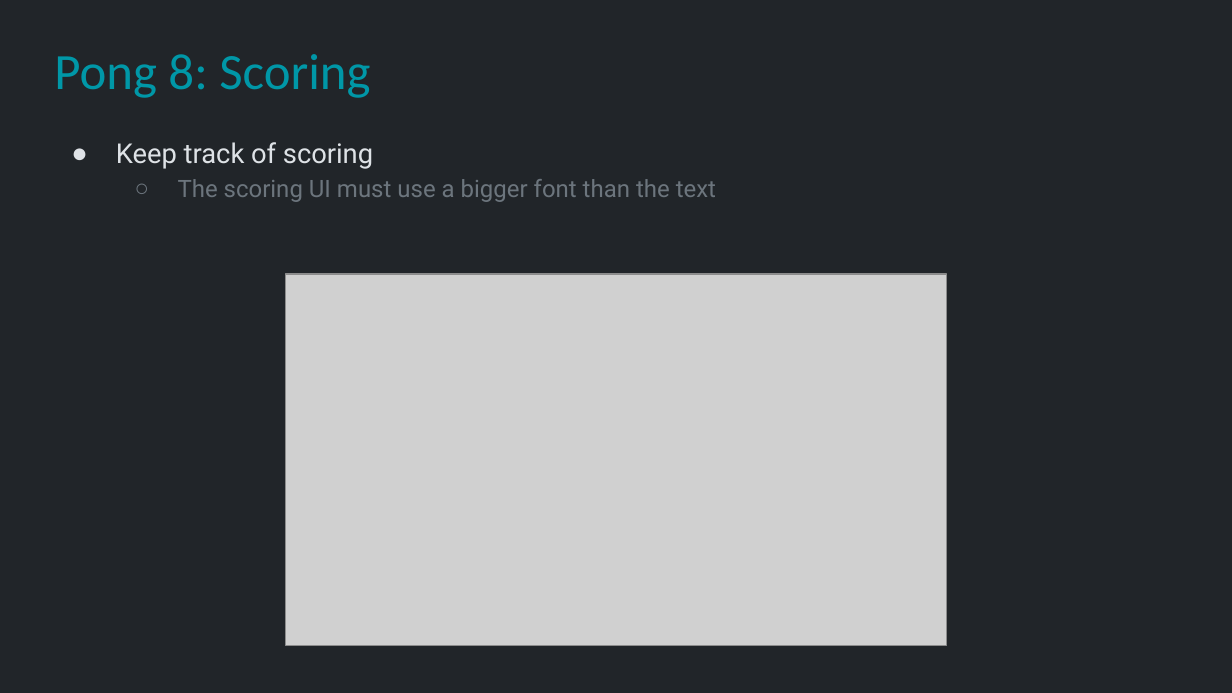
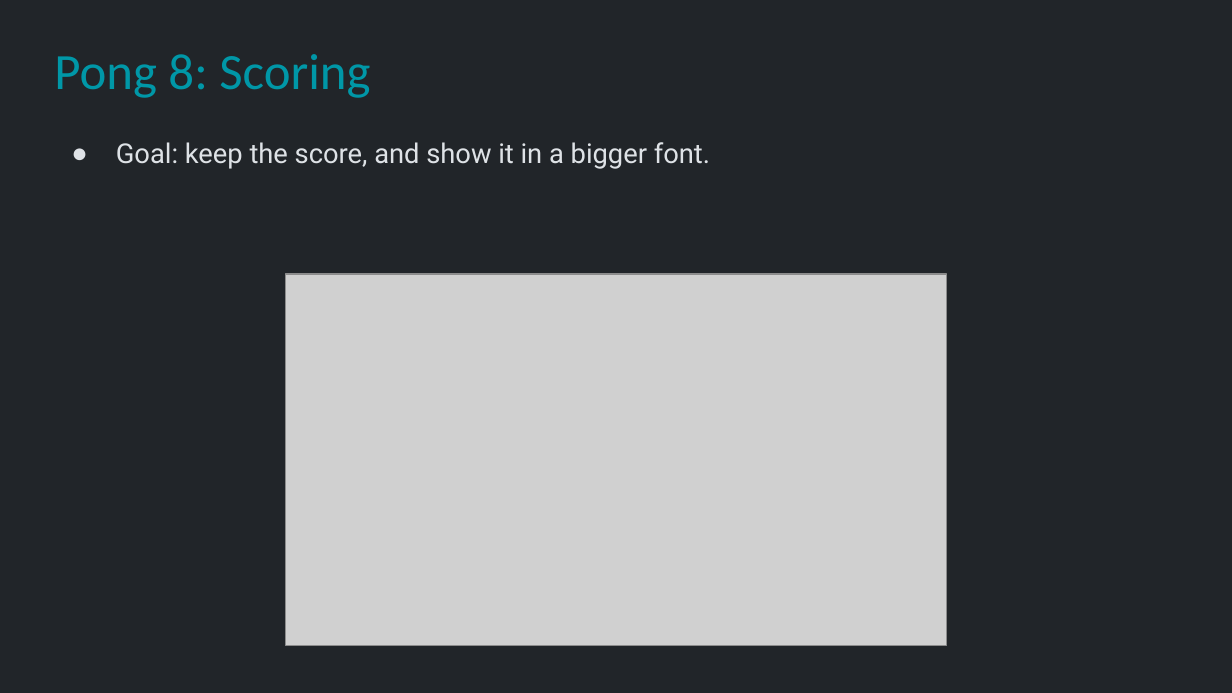
Before and after one commit to Metamate/gar, a slide deck: slide 41 of slides/01 Pong.pptx. Drawn at 1232x693 pixels with LibreOffice and Linux fonts; fonts in the diff are those of the drawing; grey boxes stand for pictures. Boxes give left, top, right and bottom in pixels: in the first picture for what was removed or moved away, otherwise in the second. Text is boxed around its words. In the diff, an @@ line names an element or a change of style, - is before the commit and + after.

```diff
--- a/slides/01 Pong.pptx
+++ b/slides/01 Pong.pptx
@@ text at (116, 142, 710, 169): text changed; size 14 to 16 pt; text colour #6C757D to #DEE2E6 @@
-● Keep track of scoring
-  ○ The scoring UI must use a bigger font than the text
+● Goal: keep the score, and show it in a bigger font.
```
Also in this commit, not shown: 11 other slides changed, 3 other files.
